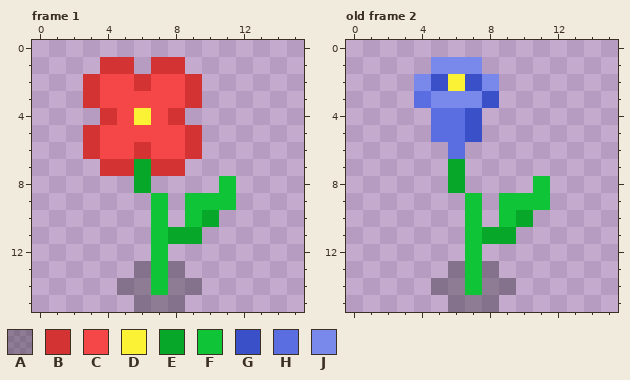
Edited in one commit: pixel-art file (assets/art/aseprite/flowers.aseprite). That is the earlier state.
16x16 pixels, 2 frames. Shown: frame 1, old frame 2.
Visible layers, top first: "Layer 4", "Layer 2", "Layer 3".
Palette (. is transparent): A #00000046  B #d43333  C #f54747  D #fbf236  E #07a82a  F #10c437  G #3a50c9  H #5b6ee1  J #7889eb
Pixels before, frame 1, first column x 3:
 1 .BB.BB...
 2 BCCBCCB..
 3 BCCCCCB..
 4 .BCDCB...
 5 BCCCCCB..
 6 BCCBCCB..
 7 .BBEBB...
 8 ...E....F
 9 ....F.FFF
10 ....F.FE.
11 ....FEE..
12 ....F....
13 ...AFA...
14 ..AAFAA..
15 ...AAA...
Pixels before, old frame 2, first column x 4:
 1 .JJJ....
 2 JGDGJ...
 3 HJJJG...
 4 .HHG....
 5 .HHG....
 6 ..H.....
 7 ..E.....
 8 ..E....F
 9 ...F.FFF
10 ...F.FE.
11 ...FEE..
12 ...F....
13 ..AFA...
14 .AAFAA..
15 ..AAA...
New version:
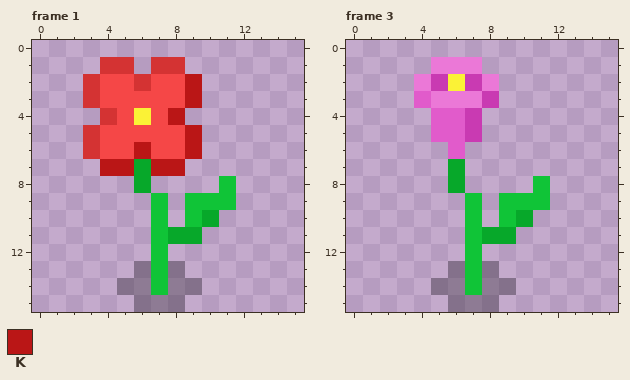
Colours new in this view: K #ba1616
A new or re-ordered frame is compared with the old frame closest to it.
What changed:
frames 2 -> 3
colour G: #3a50c9 -> #c93ab2
colour H: #5b6ee1 -> #e15bcb
colour J: #7889eb -> #eb78d7
Frame 1, layer "Layer 4":
y 2..3: x 9 B -> K
y 4: x 8 B -> K
y 5: x 9 B -> K
y 6: x 6 B -> K; x 9 B -> K
y 7: x 4..5 BB -> KK; x 7..8 BB -> KK
